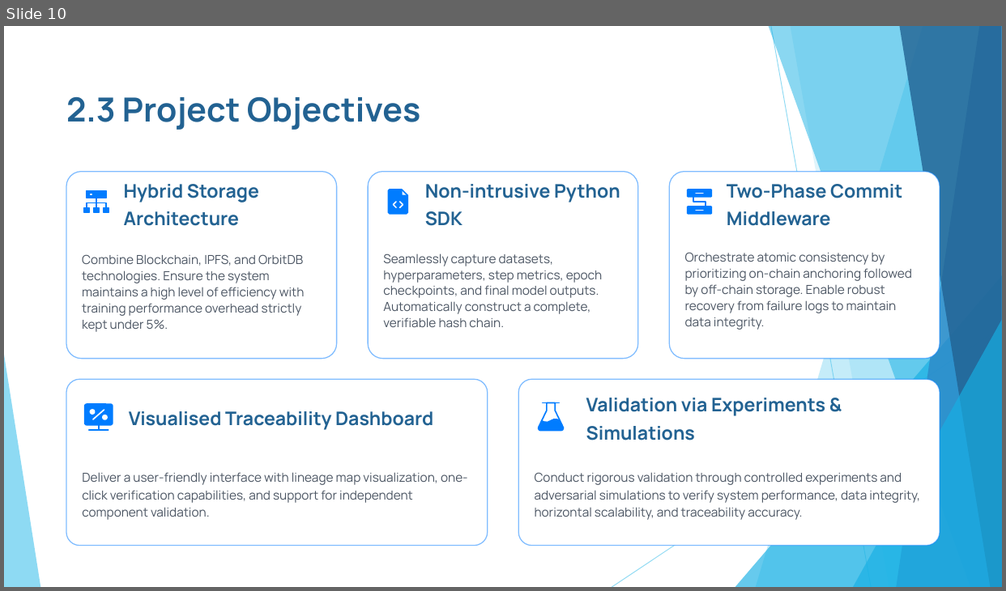
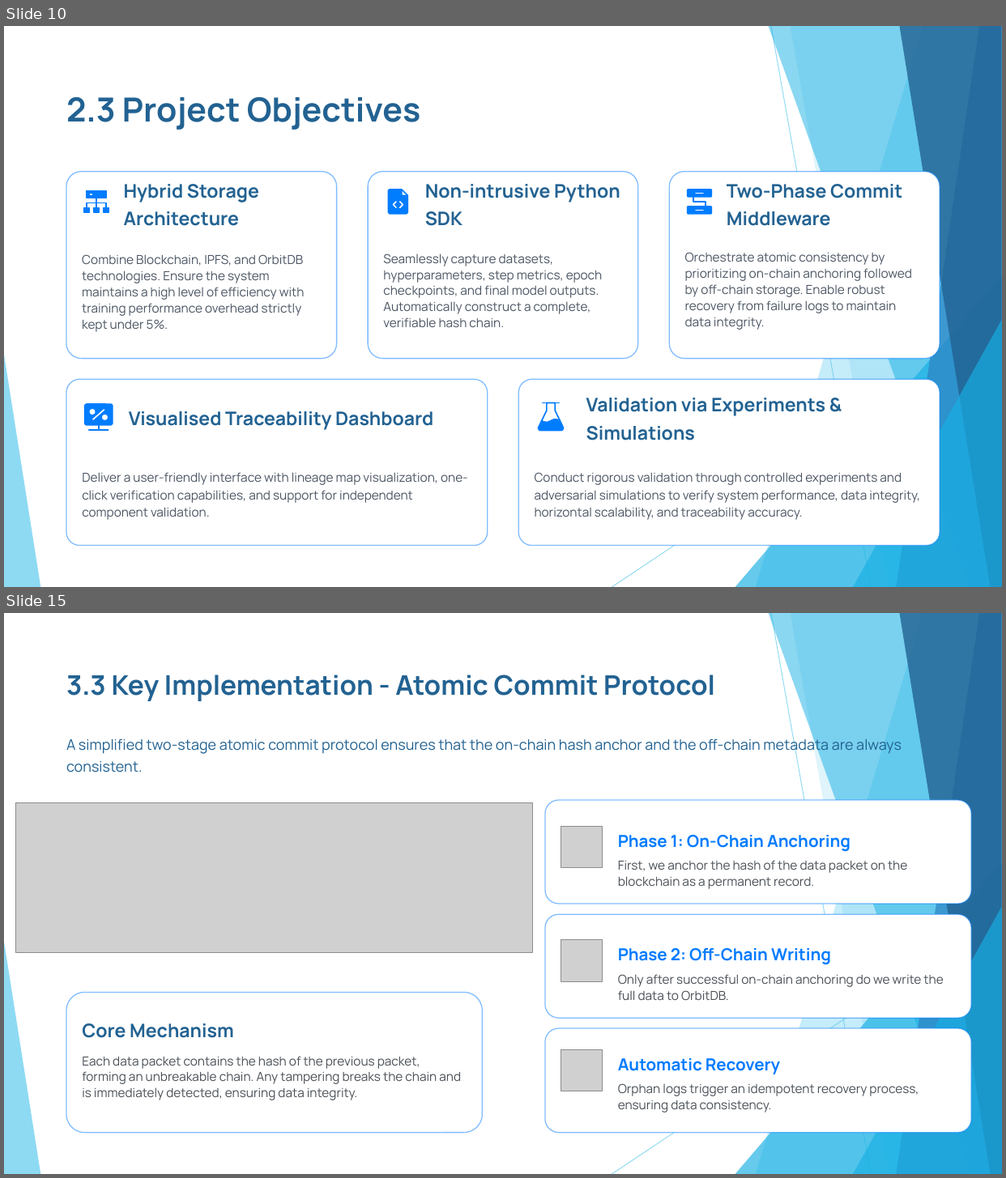
Before and after one commit to xinyuanhu1066/capstone-project, a slide deck: docs/Assessment_3_Presentation.pptx. Shown one above the other, each under a label of ours: slide 10 before the commit, slides 10 and 15 after it; the slides between them are not shown. The pictures are 1006x591 and 1006x1178 pixels, drawn with LibreOffice and Linux fonts; fonts in the diff are those of the drawing; grey boxes stand for pictures. Boxes give left, top, right and bottom in pixels: in the first picture for what was removed or moved away, otherwise in the second. Text is boxed around its words. In the diff, an @@ line names an element or a change of style, - is before the commit and + after.

```diff
--- a/docs/Assessment_3_Presentation.pptx
+++ b/docs/Assessment_3_Presentation.pptx
@@ slide 15 added at [4,613,1002,1174], background #FFFFFF; not listed: 10 template elements that a slide beside it also shows @@
@@ text added at [66,675,715,701], 26 pt, text #226292, bold @@
+3.3 Key Implementation - Atomic Commit Protocol
@@ text added at [66,736,901,773], 14 pt, text #226292 @@
+A simplified two-stage atomic commit protocol ensures that the on-chain hash anchor and the off-chain metadata are always consistent.
@@ picture added at [16,803,533,954] @@
@@ rounded rectangle added at [545,800,971,905], fill #FFFFFF, outline #007BFF 1 pt @@
@@ picture added at [561,826,603,868] @@
@@ text added at [618,835,907,889], 12 pt, text #495057 @@
+Phase 1: On-Chain Anchoring
+First, we anchor the hash of the data packet on the blockchain as a permanent record.
@@ rounded rectangle added at [545,914,971,1019], fill #FFFFFF, outline #007BFF 1 pt @@
@@ picture added at [561,940,603,982] @@
@@ text added at [618,948,943,1000], 12 pt, text #495057 @@
+Phase 2: Off-Chain Writing
+Only after successful on-chain anchoring do we write the full data to OrbitDB.
@@ rounded rectangle added at [66,993,483,1133], fill #FFFFFF, outline #007BFF 1 pt @@
@@ text added at [82,1024,461,1101], 12 pt, text #495057 @@
+Core Mechanism
+Each data packet contains the hash of the previous packet, forming an unbreakable chain. Any tampering breaks the chain and is immediately detected, ensuring data integrity.
@@ rounded rectangle added at [545,1029,971,1132], fill #FFFFFF, outline #007BFF 1 pt @@
@@ picture added at [561,1050,603,1092] @@
@@ text added at [618,1059,918,1113], 12 pt, text #495057 @@
+Automatic Recovery
+Orphan logs trigger an idempotent recovery process, ensuring data consistency.
```
Also in this commit, not shown: 5 other slides added, 1 other file.
